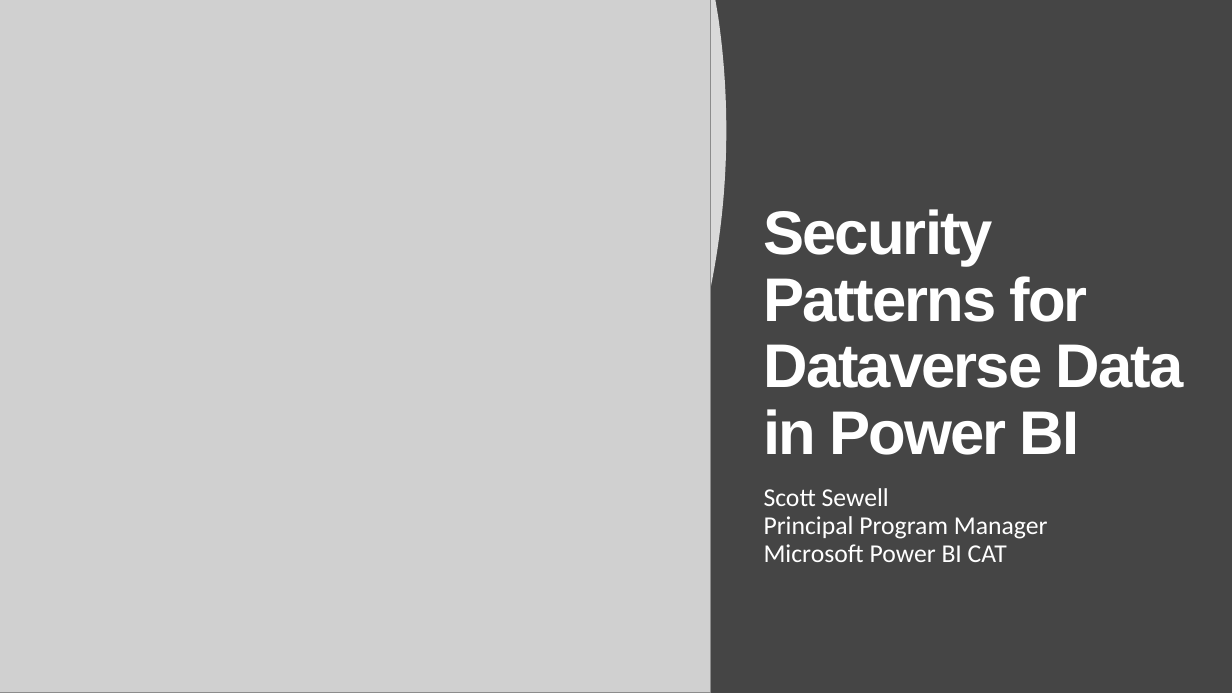
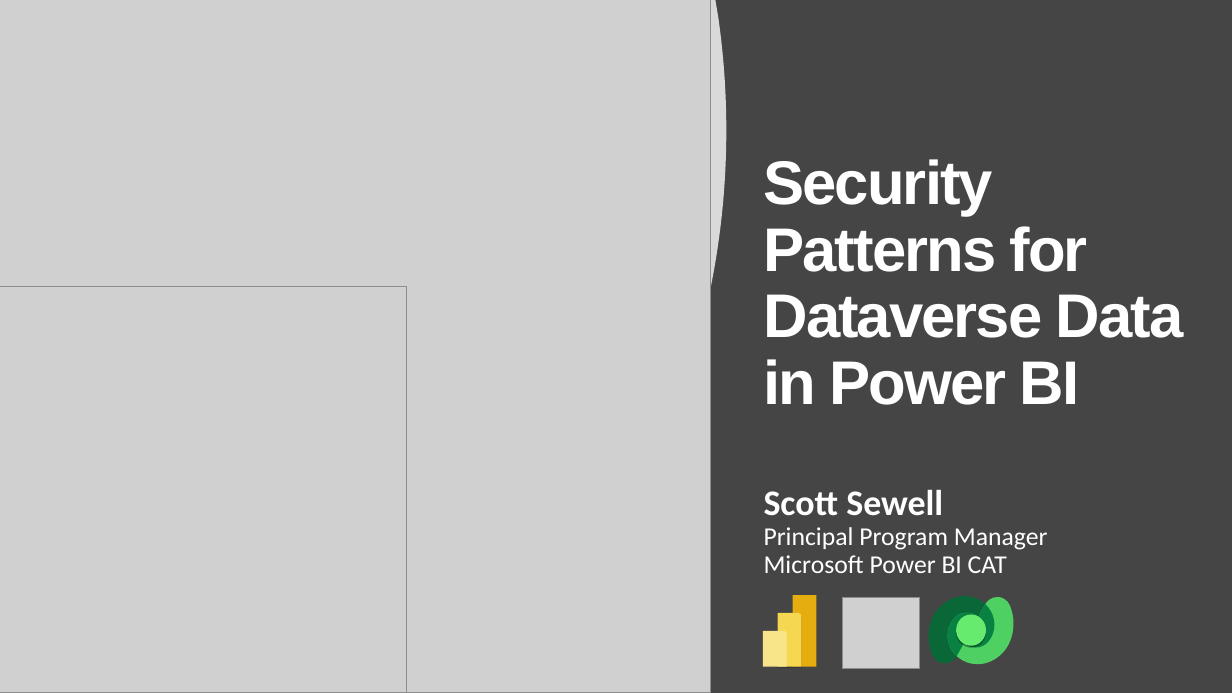
Before and after one commit to mscottsewell/PowerBI-Dataverse, a slide deck: slide 1 of Security Patterns for Dataverse Data in Power BI.pptx. Drawn at 1232x693 pixels with LibreOffice and Linux fonts; fonts in the diff are those of the drawing; grey boxes stand for pictures. Boxes give left, top, right and bottom in pixels: in the first picture for what was removed or moved away, otherwise in the second. Text is boxed around its words. In the diff, an @@ line names an element or a change of style, - is before the commit and + after.

```diff
--- a/Security Patterns for Dataverse Data in Power BI.pptx
+++ b/Security Patterns for Dataverse Data in Power BI.pptx
@@ title "Security Patterns for Dataverse Data ..." moved from (x1=764, y1=209, x2=1184, y2=455) to (x1=764, y1=159, x2=1184, y2=405) @@
@@ title "Security Patterns for Dataverse Data ..." at (x1=764, y1=159, x2=1184, y2=405): vertical alignment bottom to middle @@
@@ picture added at (x1=0, y1=287, x2=407, y2=693) @@
@@ subtitle "Scott Sewell Principal Program Manager ..." at (x1=764, y1=490, x2=1048, y2=573): size 20 to 28 pt, bold on in "Scott Sewell" @@
@@ picture added at (x1=843, y1=597, x2=920, y2=668) @@
@@ group added at (x1=929, y1=596, x2=1014, y2=665): 6 freeform shapes @@
@@ group added at (x1=763, y1=595, x2=817, y2=668): 5 freeform shapes @@
```
Also in this commit, not shown: 1 other slide changed, 2 other files.
